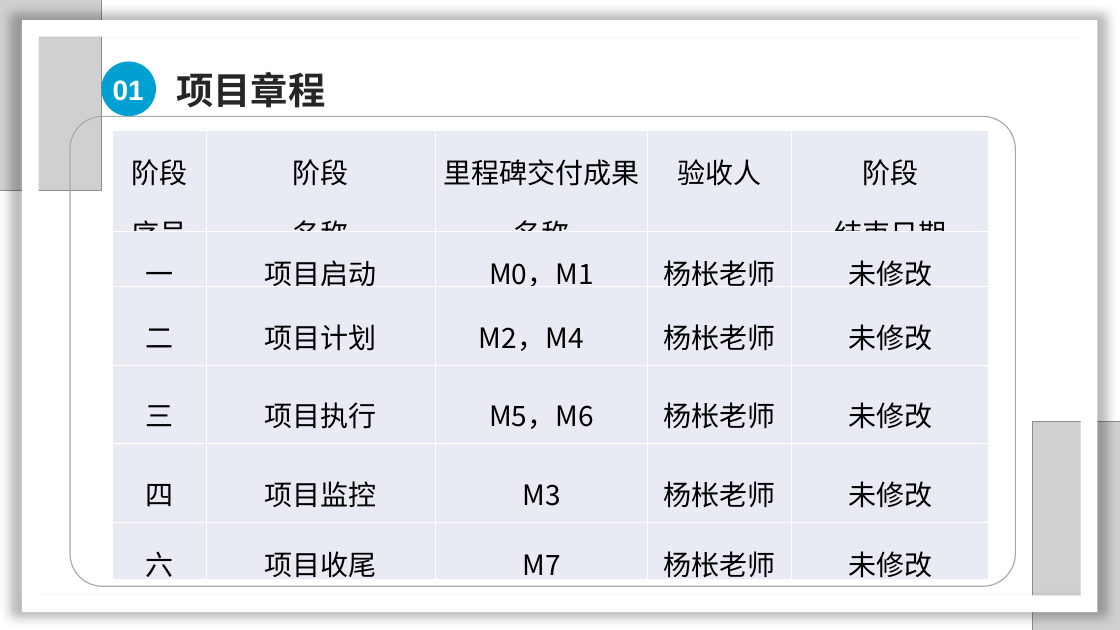
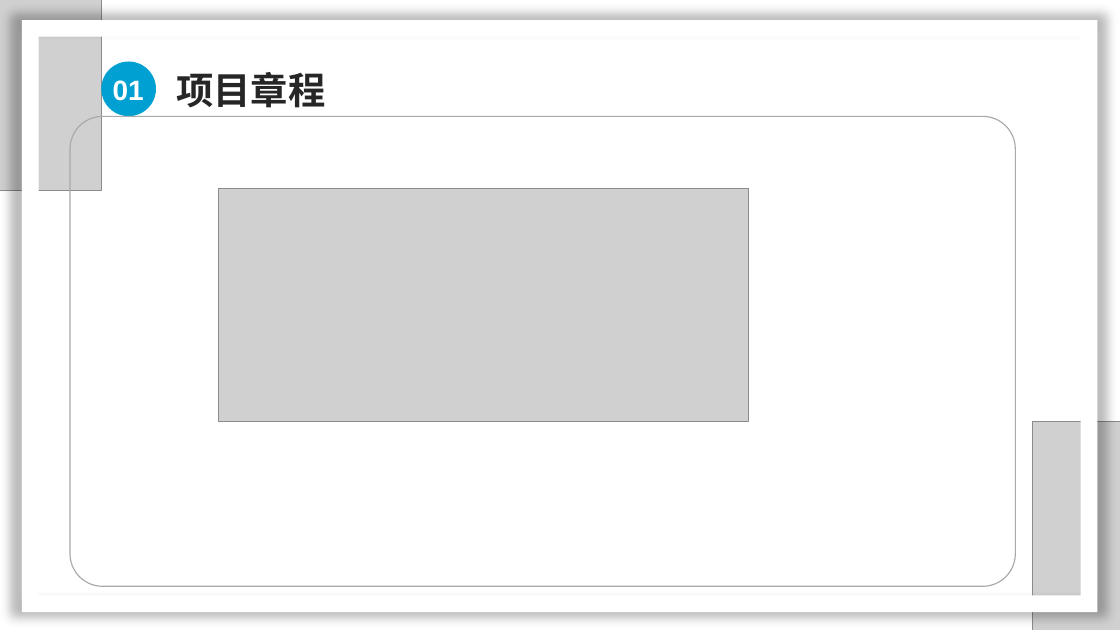
Before and after one commit to SarielX98/PRD2018G14, a slide deck: slide 9 of 受控文档/PPT/PRD2018-G14-软件需求工程审核PPT.pptx (slide 8 before the commit). Drawn at 1120x630 pixels with LibreOffice and Linux fonts; fonts in the diff are those of the drawing; grey boxes stand for pictures; background and template pictures are left out. Boxes give left, top, right and bottom in pixels: in the first picture for what was removed or moved away, otherwise in the second. Text is boxed around its words. In the diff, an @@ line names an element or a change of style, - is before the commit and + after.

```diff
--- a/受控文档/PPT/PRD2018-G14-软件需求工程审核PPT.pptx
+++ b/受控文档/PPT/PRD2018-G14-软件需求工程审核PPT.pptx
@@ table removed at (113,131,990,582), 6 rows, 5 columns @@
-阶段序号 | 阶段 / 名称 | 里程碑交付成果名称 | 验收人 | 阶段 / 结束日期
-一 | 项目启动 | M0，M1 | 杨枨老师 | 未修改
-二 | 项目计划 | M2，M4 | 杨枨老师 | 未修改
-三 | 项目执行 | M5，M6 | 杨枨老师 | 未修改
-四 | 项目监控 | M3 | 杨枨老师 | 未修改
-六 | 项目收尾 | M7 | 杨枨老师 | 未修改
@@ picture added at (218,188,749,421) @@
```
Also in this commit, not shown: 10 other slides changed, 8 slides added, 4 other files.
